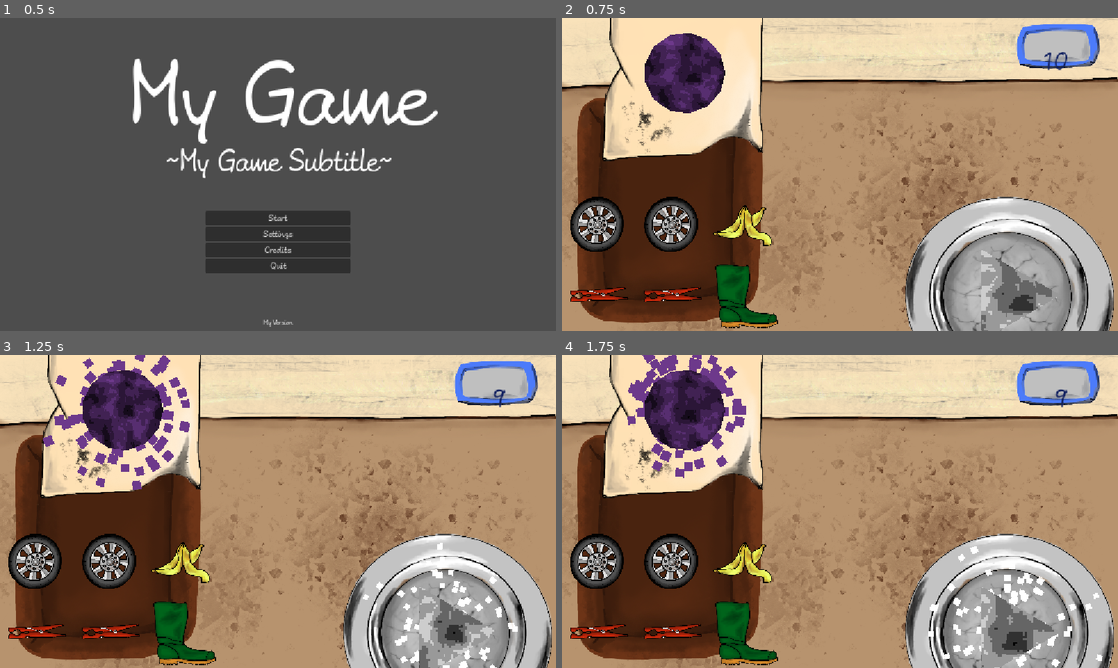
Above: before the commit, frames 1-4 (two rows, left to right).
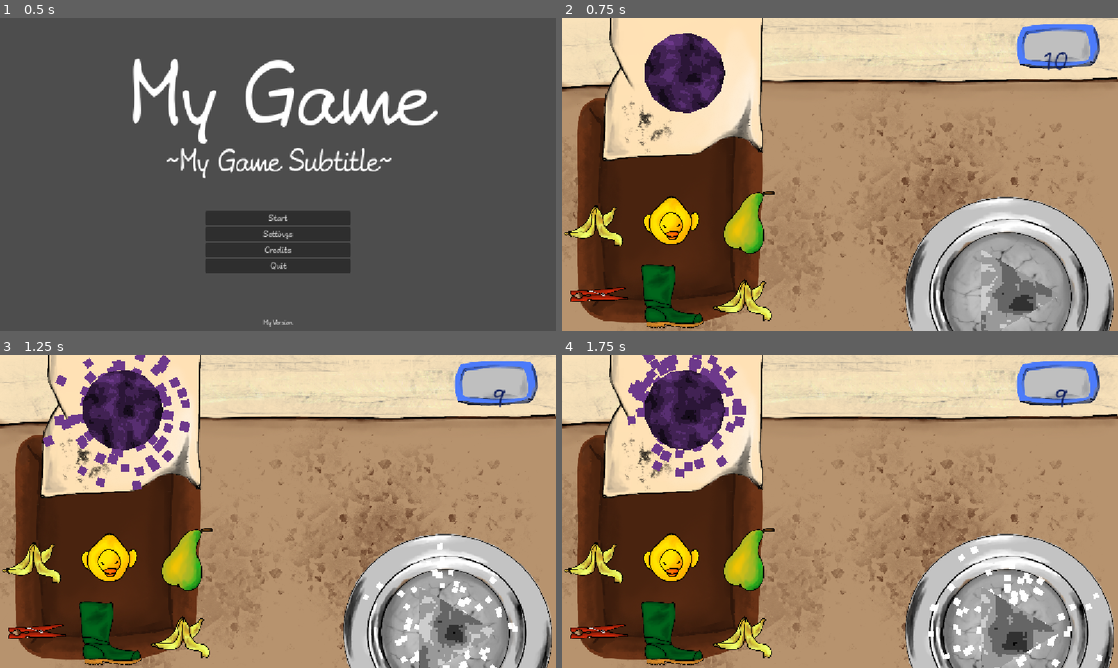
Above: after the commit, the same moments.

Repository: KIT-GameJam/Firework-Craft
Game: Godot game, scene res://gamemanager/gamemanager.tscn
Two runs of this game, one before a commit and one after it. Both use one fixed random seed, a clock stepped at 60 frames per second and the inputs below.
Inputs (mouse positions are in pixels of both pictures, inside the frame that each line leads up to):
- Up to frame 1 (0.5 s): no input
- Up to frame 2 (0.75 s): click "Start" at 0.5 s
- Up to frame 3 (1.25 s): no input
- Up to frame 4 (1.75 s): tap Enter at 1.25 s; move the mouse to (684, 398) at 1.27 s; hold D (move_right) from 1.28 s (still down); click (684, 398) at 1.42 s

Frame 1 is identical in both runs. In frame 2, 6.8% of the frame differs, in the area x 0-39%, y 55-100%; in frame 3, 6.8%; in frame 4, 6.8%.

Commit message:
add pear to main_level

Diff:
--- a/levels/main_level.tscn
+++ b/levels/main_level.tscn
@@ -1,13 +1,14 @@
-[gd_scene load_steps=12 format=3 uid="uid://cyfvcuxi210mg"]
+[gd_scene load_steps=13 format=3 uid="uid://cyfvcuxi210mg"]
 
 [ext_resource type="Script" uid="uid://23td8m5q5kxt" path="res://levels/main_level.gd" id="1_ilwad"]
-[ext_resource type="Theme" uid="uid://qg4bhkrt61rw" path="res://ui/themes/your_theme.tres" id="1_yb8kn"]
+[ext_resource type="Theme" uid="uid://hheneshfv1b2" path="res://ui/themes/your_theme.tres" id="1_yb8kn"]
 [ext_resource type="Texture2D" uid="uid://dql4xoxu7o26a" path="res://textures/counter.png" id="2_yb8kn"]
 [ext_resource type="PackedScene" uid="uid://bhnbko3x404ly" path="res://entities/ingredients/banana_ingredient.tscn" id="3_wg11f"]
 [ext_resource type="PackedScene" uid="uid://c03f4e3i006pp" path="res://entities/flask/flask.tscn" id="4_55n5f"]
 [ext_resource type="PackedScene" uid="uid://c3b0ii5sxk6bg" path="res://entities/ingredients/boot_ingredient.tscn" id="4_ggk2x"]
 [ext_resource type="PackedScene" uid="uid://dfgy1oledarig" path="res://entities/ingredients/clip_ingredient.tscn" id="5_5br84"]
 [ext_resource type="PackedScene" uid="uid://7vwmnpeyubxc" path="res://entities/ingredients/ducky_ingredient.tscn" id="7_arlwx"]
+[ext_resource type="PackedScene" uid="uid://v4ji6exn8ngp" path="res://entities/ingredients/pear_ingredient.tscn" id="8_5br84"]
 [ext_resource type="PackedScene" uid="uid://by3x2crtpc51a" path="res://entities/ingredients/tire_ingredient.tscn" id="8_t6wdf"]
 
 [sub_resource type="StyleBoxEmpty" id="StyleBoxEmpty_43k3a"]
@@ -27,7 +28,7 @@
 size_flags_vertical = 3
 theme = ExtResource("1_yb8kn")
 script = ExtResource("1_ilwad")
-ingredient_scenes = Array[PackedScene]([ExtResource("3_wg11f"), ExtResource("4_ggk2x"), ExtResource("5_5br84"), ExtResource("7_arlwx"), ExtResource("8_t6wdf")])
+ingredient_scenes = Array[PackedScene]([ExtResource("3_wg11f"), ExtResource("4_ggk2x"), ExtResource("5_5br84"), ExtResource("7_arlwx"), ExtResource("8_t6wdf"), ExtResource("8_5br84")])
 
 [node name="TextureRect" type="TextureRect" parent="."]
 layout_mode = 1
